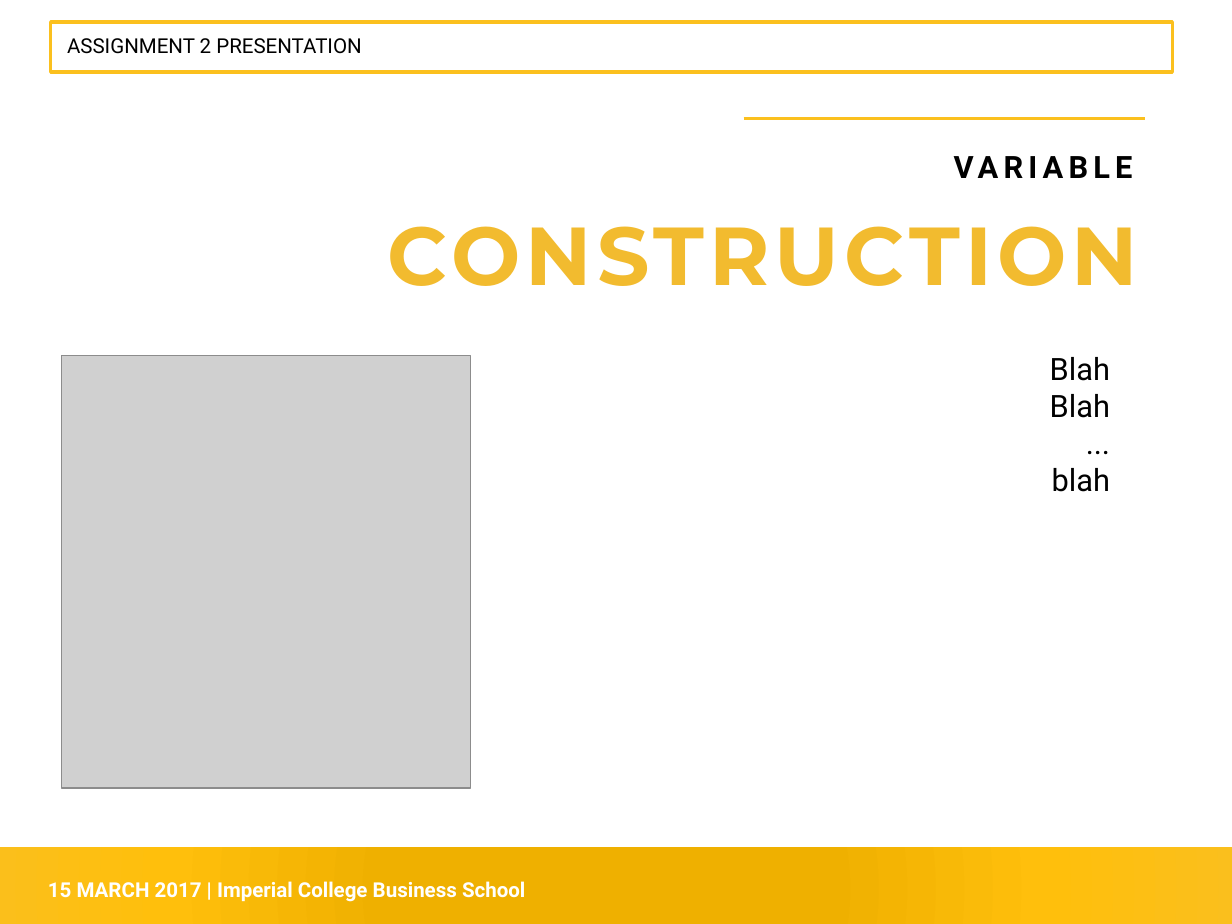
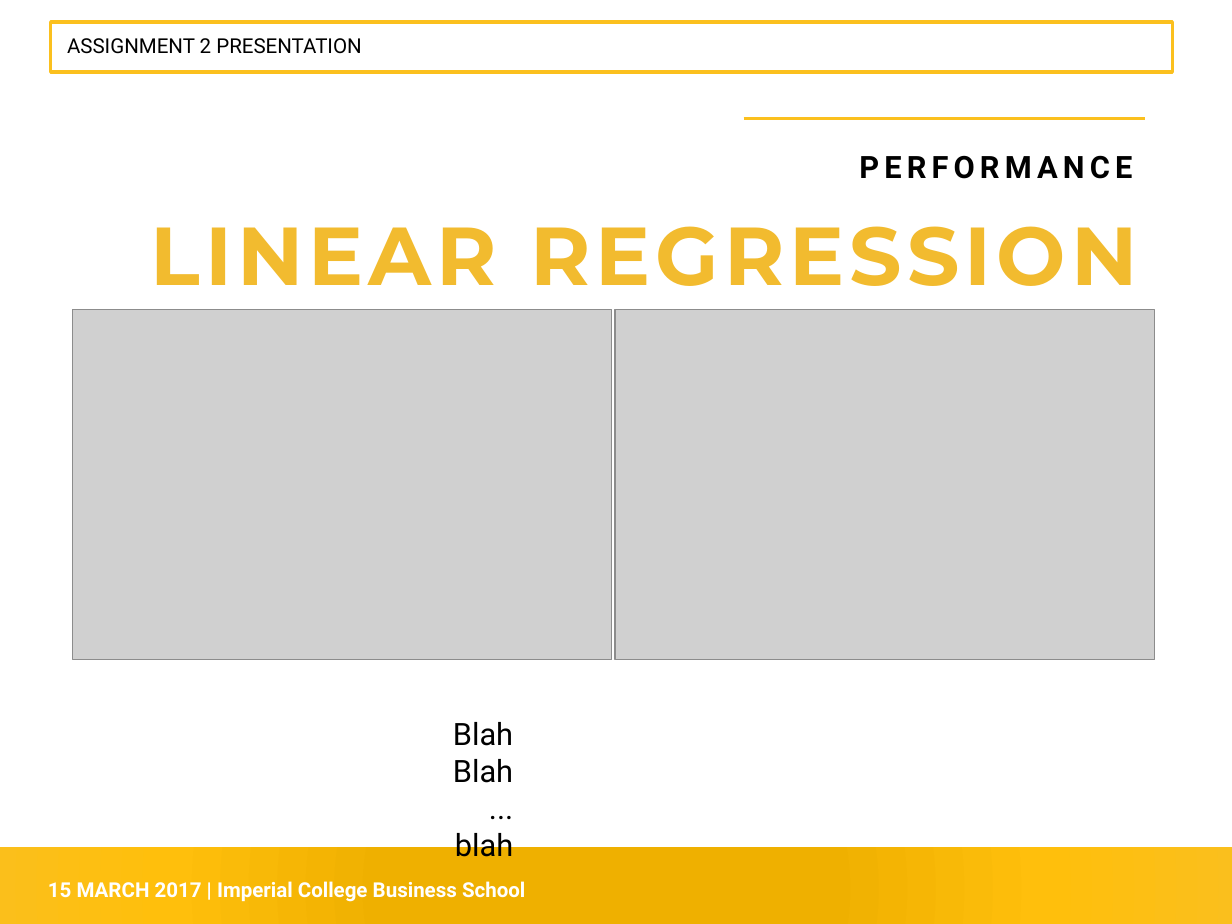
Before and after one commit to siowmeng/bigdatafinance, a slide deck: slide 4 of Presentation.pptx. Drawn at 1232x924 pixels with LibreOffice and Linux fonts; fonts in the diff are those of the drawing; grey boxes stand for pictures. Boxes give left, top, right and bottom in pixels: in the first picture for what was removed or moved away, otherwise in the second. Text is boxed around its words. In the diff, an @@ line names an element or a change of style, - is before the commit and + after.

```diff
--- a/Presentation.pptx
+++ b/Presentation.pptx
@@ text at [859, 155, 1132, 179]: text changed @@
-VARIABLE
+PERFORMANCE
@@ text at [151, 226, 1137, 286]: text changed @@
-CONSTRUCTION
+LINEAR REGRESSION
@@ picture added at [73, 309, 612, 659] @@
@@ picture added at [615, 309, 1154, 659] @@
@@ picture removed at [62, 356, 471, 788] @@
@@ text "Blah": place and size @@
-text "Blah" at [1050, 357, 1110, 492]
+text "Blah" at [453, 722, 513, 857]
```
Also in this commit, not shown: 7 other slides changed, 3 slides added, 2 slides removed.
